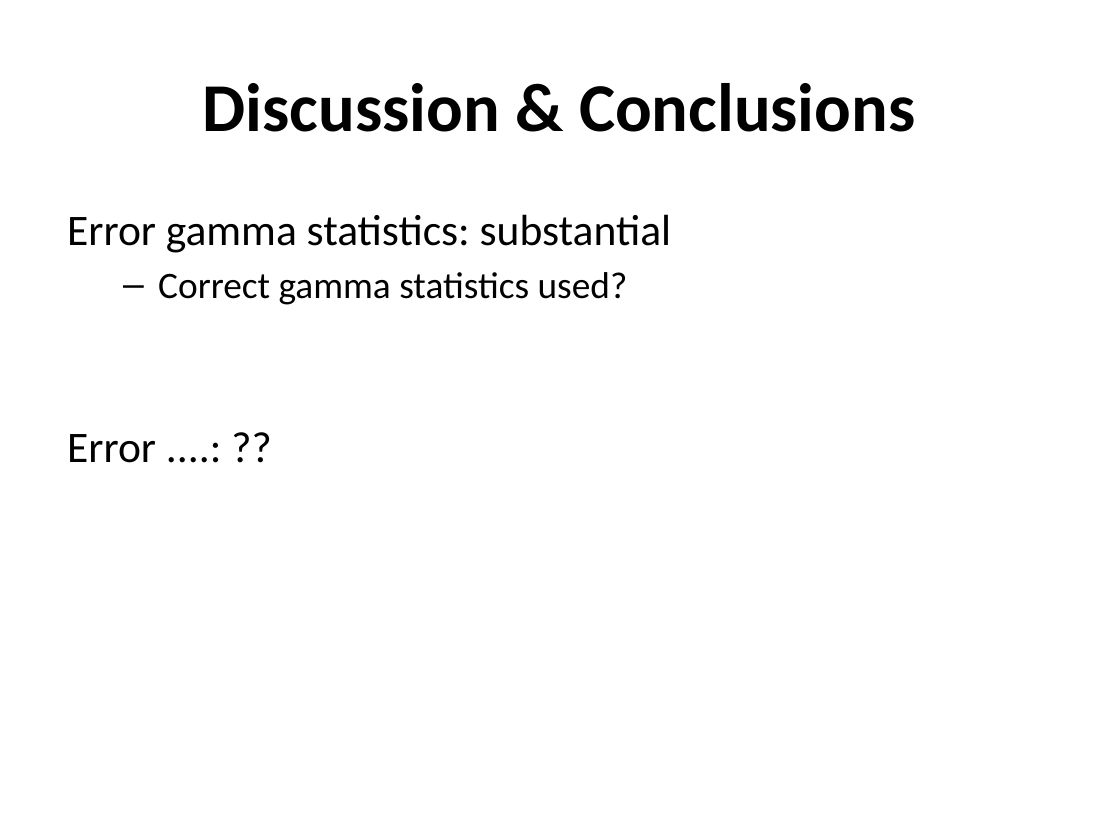
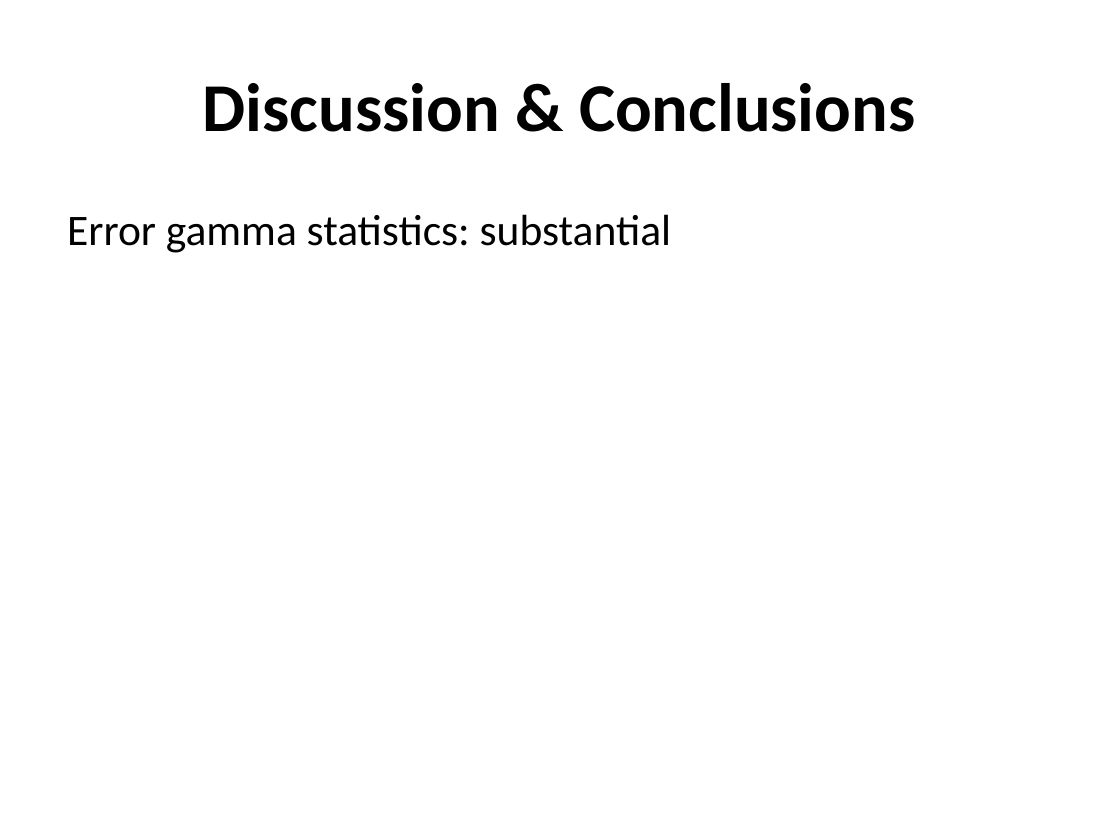
Before and after one commit to richelbilderbeek/Cer2016, a slide deck: slide 16 of doc/Cer2016_Femke Thon & Jolien Gay_V3.0.pptx (slide 11 before the commit). Drawn at 1120x840 pixels with LibreOffice and Linux fonts; fonts in the diff are those of the drawing; background and template pictures are left out. Boxes give left, top, right and bottom in pixels: in the first picture for what was removed or moved away, otherwise in the second. Text is boxed around its words. In the diff, an @@ line names an element or a change of style, - is before the commit and + after.

```diff
--- a/doc/Cer2016_Femke Thon & Jolien Gay_V3.0.pptx
+++ b/doc/Cer2016_Femke Thon & Jolien Gay_V3.0.pptx
@@ text at <box>67,272,628,463</box>: paragraphs removed @@
-  – Correct gamma statistics used?
-Error ....: ??
```
Also in this commit, not shown: 6 other slides changed, 5 slides added, 1 slide removed, 6 other files.
